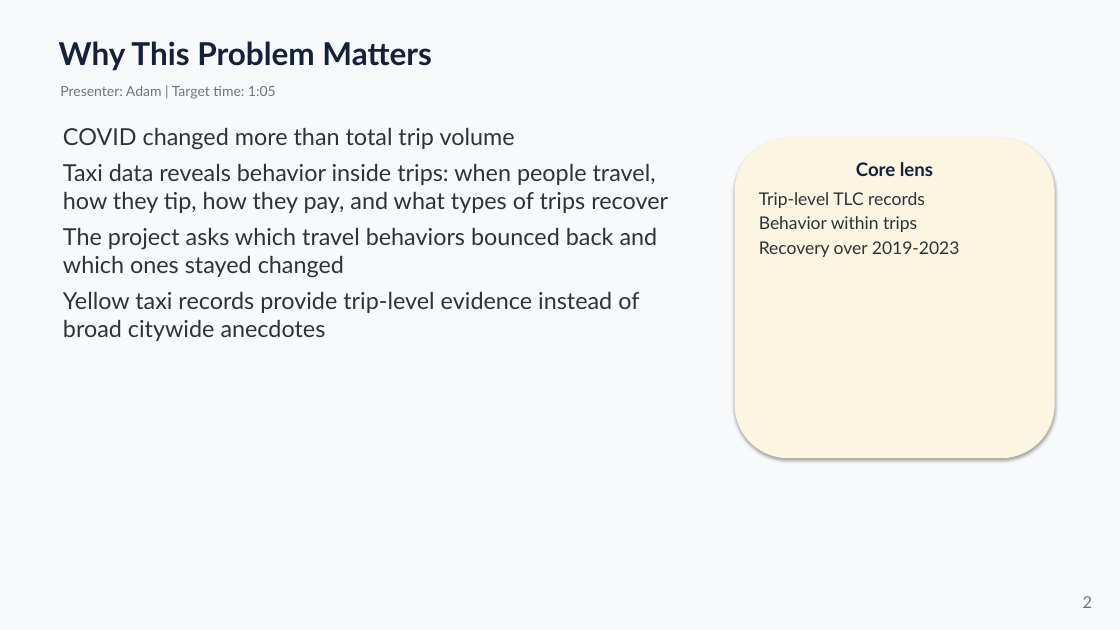
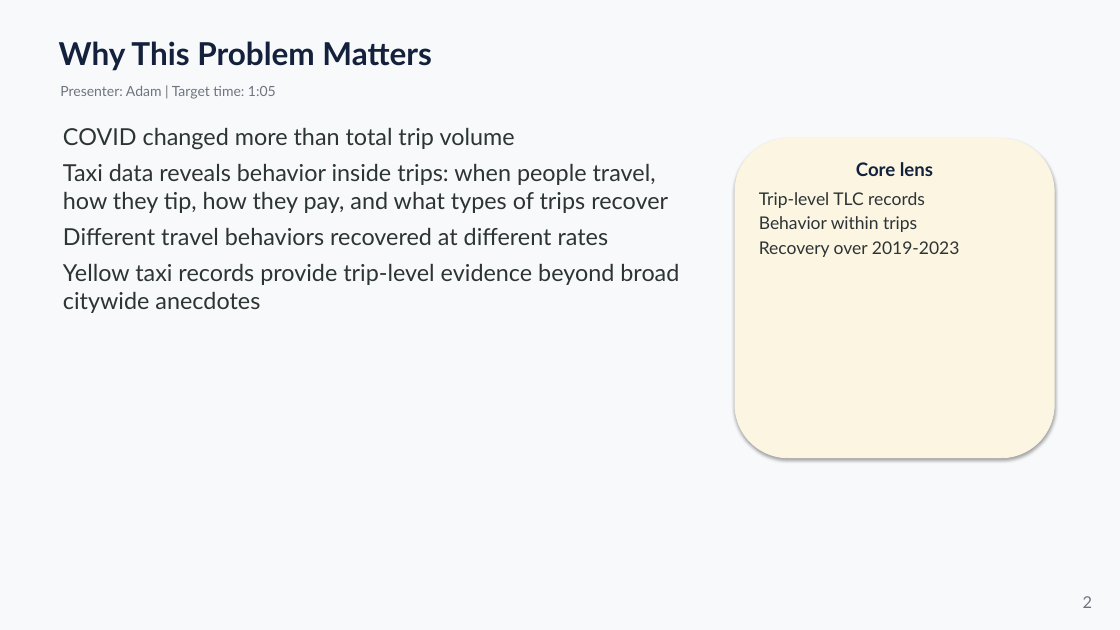
Before and after one commit to adam-neto/NYC-Taxi-and-COVID-19, a slide deck: slide 2 of final/final_presentation/group10_final_presentation_first_draft.pptx. Drawn at 1120x630 pixels with LibreOffice and Linux fonts; fonts in the diff are those of the drawing. Boxes give left, top, right and bottom in pixels: in the first picture for what was removed or moved away, otherwise in the second. Text is boxed around its words. In the diff, an @@ line names an element or a change of style, - is before the commit and + after.

```diff
--- a/final/final_presentation/group10_final_presentation_first_draft.pptx
+++ b/final/final_presentation/group10_final_presentation_first_draft.pptx
@@ text at box(63, 228, 679, 313): text changed @@
-The project asks which travel behaviors bounced back and which ones stayed changed
-Yellow taxi records provide trip-level evidence instead of broad citywide anecdotes
+Different travel behaviors recovered at different rates
+Yellow taxi records provide trip-level evidence beyond broad citywide anecdotes
```
Also in this commit, not shown: 4 other slides changed, 3 other files.
